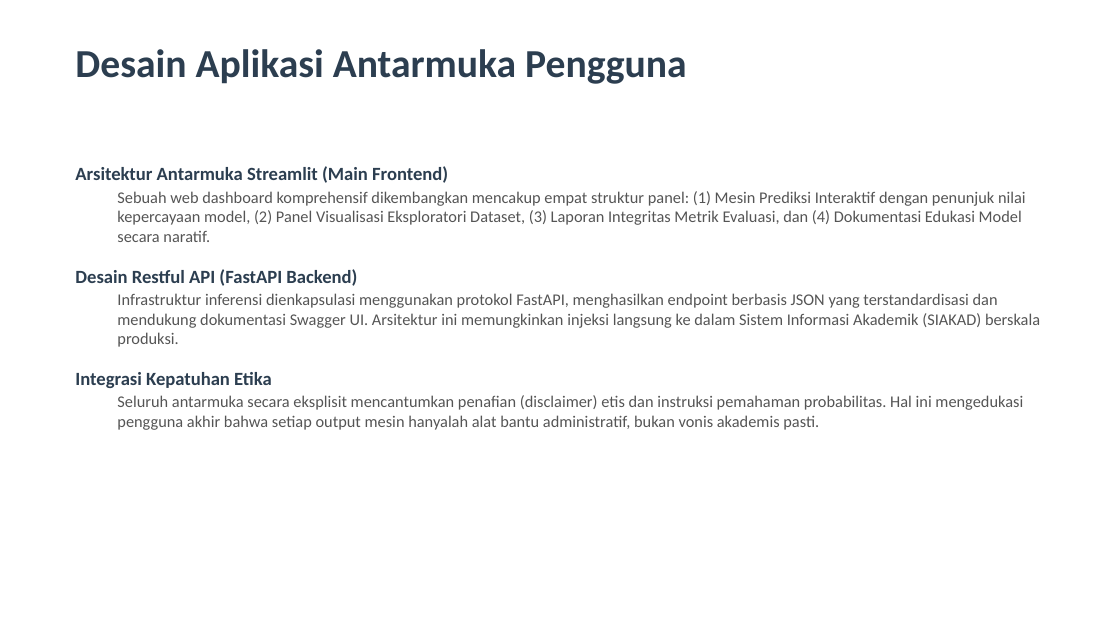
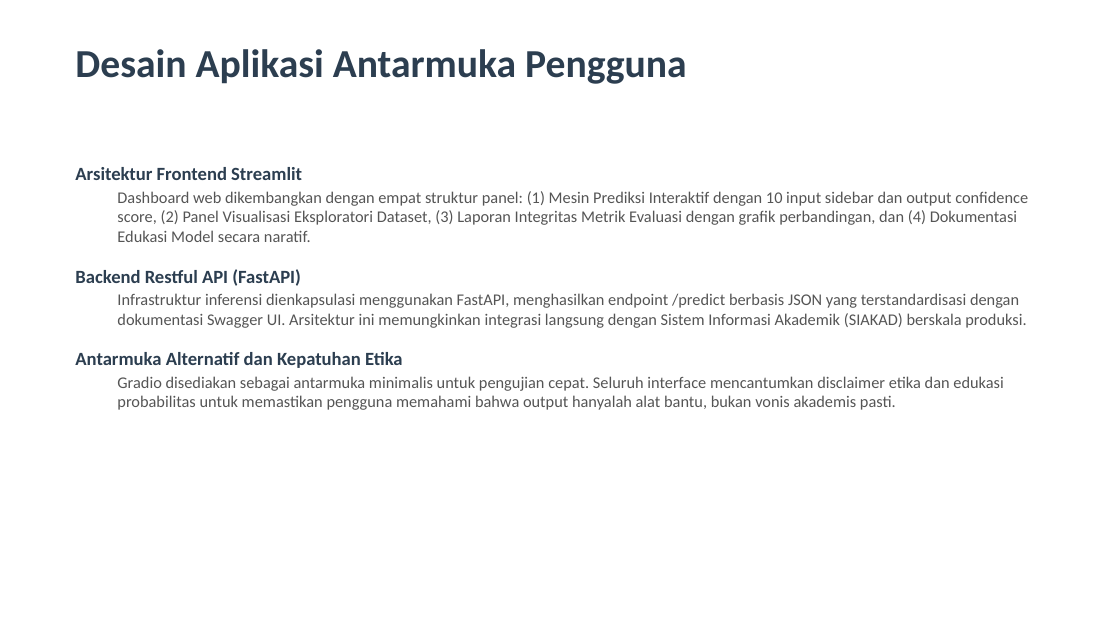
Before and after one commit to hafizmuzani011-collab/uas-ml-kelulusan, a slide deck: slide 8 of presentation/presentasi_uas_ml.pptx. Drawn at 1120x630 pixels with LibreOffice and Linux fonts; fonts in the diff are those of the drawing. Boxes give left, top, right and bottom in pixels: in the first picture for what was removed or moved away, otherwise in the second. Text is boxed around its words. In the diff, an @@ line names an element or a change of style, - is before the commit and + after.

```diff
--- a/presentation/presentasi_uas_ml.pptx
+++ b/presentation/presentasi_uas_ml.pptx
@@ text at bbox=[75, 167, 1028, 410]: text changed @@
-Arsitektur Antarmuka Streamlit (Main Frontend)
-  Sebuah web dashboard komprehensif dikembangkan mencakup empat struktur panel: (1) Mesin Prediksi Interaktif dengan penunjuk nilai kepercayaan model, (2) Panel Visualisasi Eksploratori Dataset, (3) Laporan Integritas Metrik Evaluasi, dan (4) Dokumentasi Edukasi Model secara naratif.
-Desain Restful API (FastAPI Backend)
-  Infrastruktur inferensi dienkapsulasi menggunakan protokol FastAPI, menghasilkan endpoint berbasis JSON yang terstandardisasi dan mendukung dokumentasi Swagger UI. Arsitektur ini memungkinkan injeksi langsung ke dalam Sistem Informasi Akademik (SIAKAD) berskala produksi.
-Integrasi Kepatuhan Etika
-  Seluruh antarmuka secara eksplisit mencantumkan penafian (disclaimer) etis dan instruksi pemahaman probabilitas. Hal ini mengedukasi pengguna akhir bahwa setiap output mesin hanyalah alat bantu administratif, bukan vonis akademis pasti.
+Arsitektur Frontend Streamlit
+  Dashboard web dikembangkan dengan empat struktur panel: (1) Mesin Prediksi Interaktif dengan 10 input sidebar dan output confidence score, (2) Panel Visualisasi Eksploratori Dataset, (3) Laporan Integritas Metrik Evaluasi dengan grafik perbandingan, dan (4) Dokumentasi Edukasi Model secara naratif.
+Backend Restful API (FastAPI)
+  Infrastruktur inferensi dienkapsulasi menggunakan FastAPI, menghasilkan endpoint /predict berbasis JSON yang terstandardisasi dengan dokumentasi Swagger UI. Arsitektur ini memungkinkan integrasi langsung dengan Sistem Informasi Akademik (SIAKAD) berskala produksi.
+Antarmuka Alternatif dan Kepatuhan Etika
+  Gradio disediakan sebagai antarmuka minimalis untuk pengujian cepat. Seluruh interface mencantumkan disclaimer etika dan edukasi probabilitas untuk memastikan pengguna memahami bahwa output hanyalah alat bantu, bukan vonis akademis pasti.
```
Also in this commit, not shown: 9 other slides changed, 3 other files.
